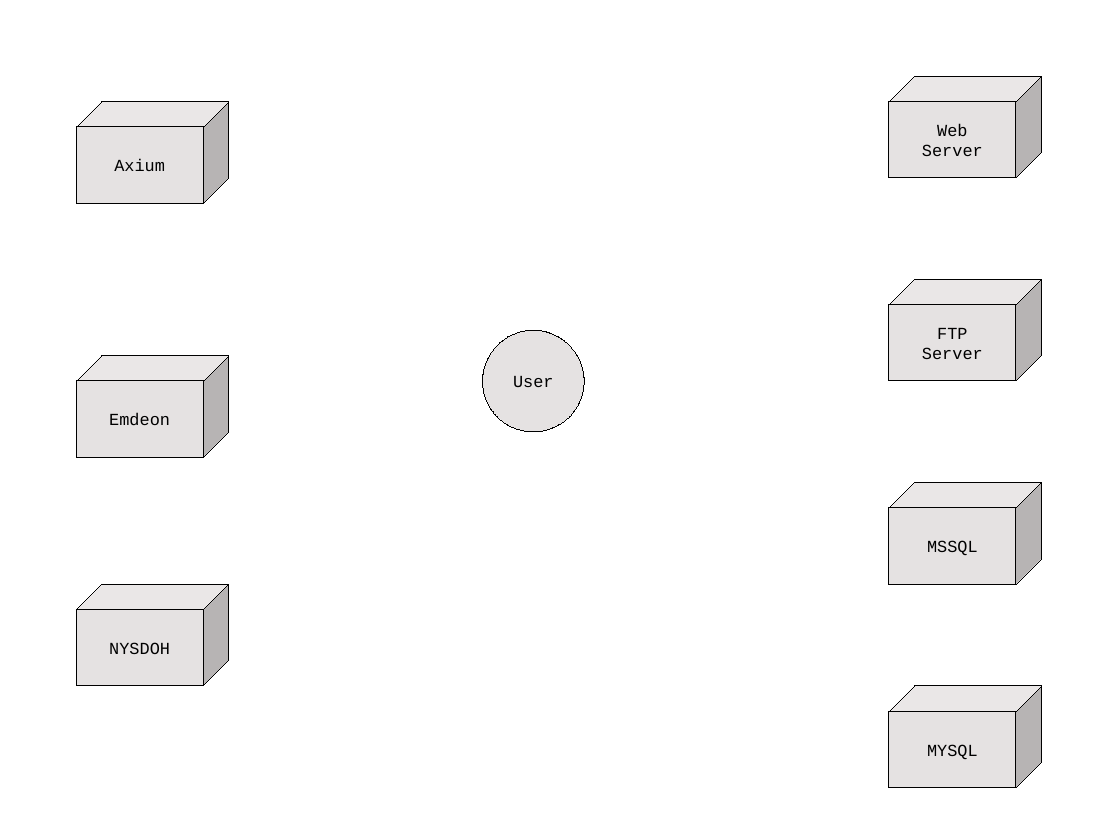
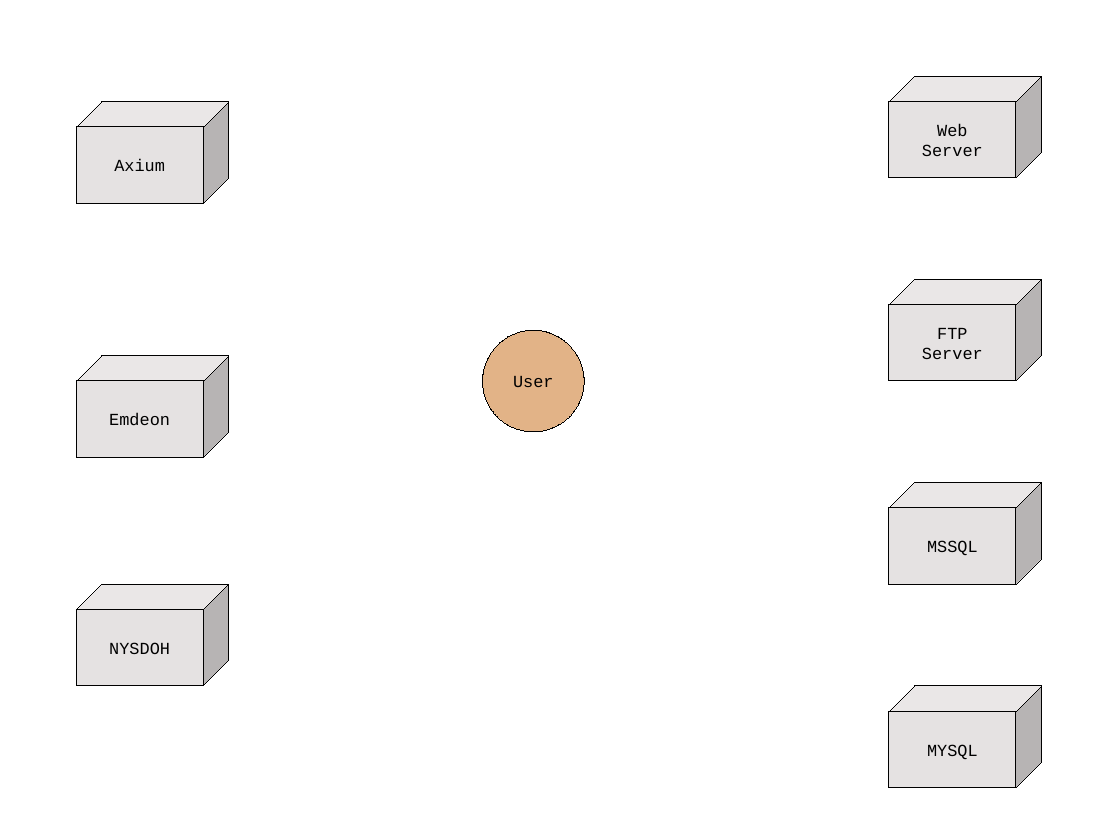
Before and after one commit to JamesLeB/Stout, a slide deck: slide 1 of Documents/junior.odp. Drawn at 1120x840 pixels with LibreOffice and Linux fonts; fonts in the diff are those of the drawing. Boxes give left, top, right and bottom in pixels: in the first picture for what was removed or moved away, otherwise in the second. Text is boxed around its words. In the diff, an @@ line names an element or a change of style, - is before the commit and + after.

```diff
--- a/Documents/junior.odp
+++ b/Documents/junior.odp
@@ ellipse "User" at (483,330,584,432): fill #E5E2E2 to #E2B387 @@
```
Also in this commit, not shown: 1 other slide changed.
